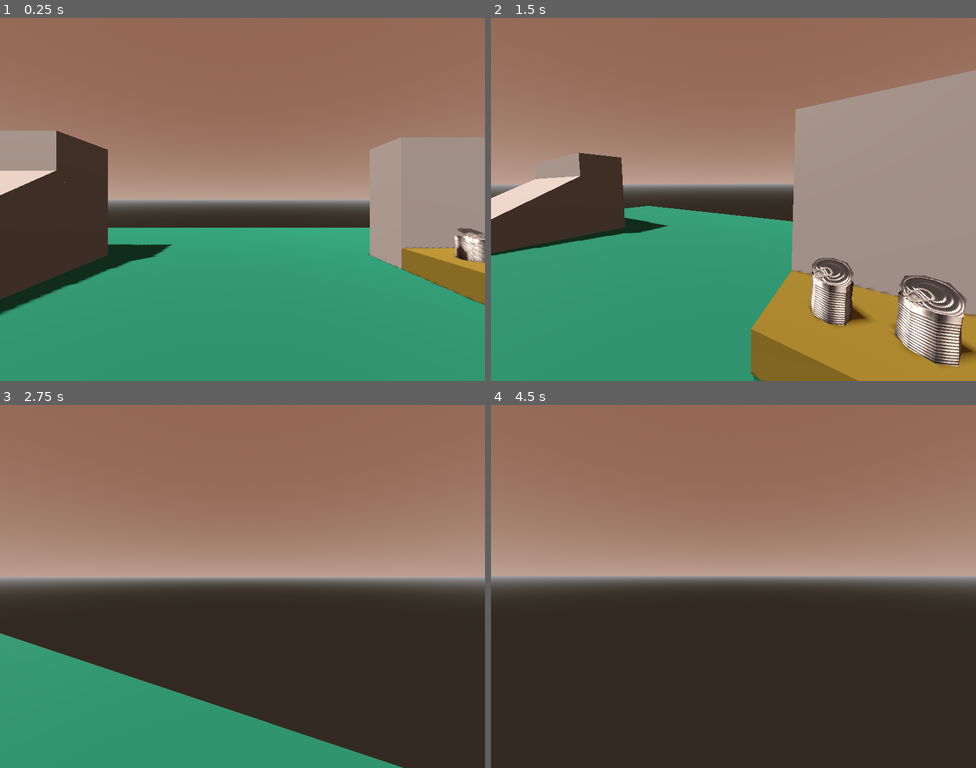
Above: before the commit, frames 1-4 (two rows, left to right).
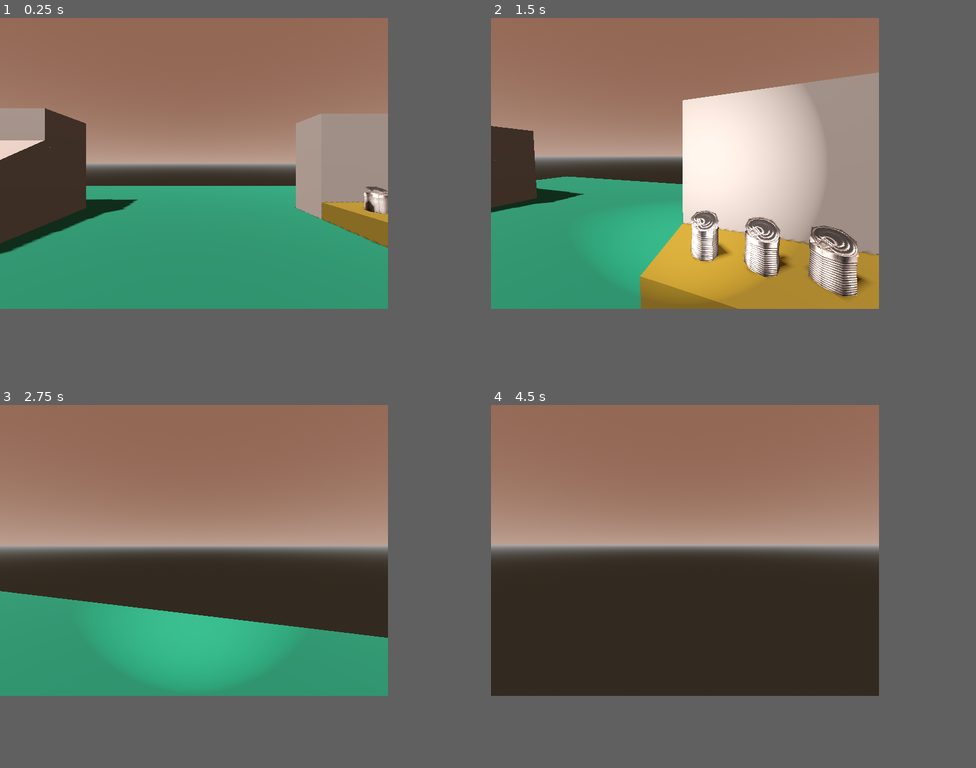
Above: after the commit, the same moments.

Repository: izzint/plr_controller
Game: Godot game, scene res://scenes/example.tscn
Same seed, same stepped clock (60 frames per second), same inputs: the game is played once before the commit and once after it.
Inputs (mouse positions are in pixels of both pictures, inside the frame that each line leads up to):
- Up to frame 1 (0.25 s): no input
- Up to frame 2 (1.5 s): tap Enter at 0.5 s; move the mouse to (840, 181) at 0.52 s; hold D (plr_right) 0.53-1.28 s; tap E (plr_interact) at 0.6 s; click (840, 181) at 0.67 s; tap Space (plr_jump) at 0.77 s; move the mouse to (709, 199) at 1.27 s; hold W (plr_forward) from 1.28 s (still down); tap F (plr_flashlight) at 1.35 s
- Up to frame 3 (2.75 s): keep holding W (plr_forward); tap Space (plr_jump) at 1.52 s; tap E (plr_interact) at 1.55, 2.1 s; move the mouse to (252, 579) at 2.02 s
- Up to frame 4 (4.5 s): keep holding W (plr_forward); move the mouse to (728, 593) at 2.77 s; tap E (plr_interact) at 2.85, 3.8, 4.35 s; click (728, 593) at 2.92 s; tap Space (plr_jump) at 3.02, 3.5, 3.77 s; move the mouse to (767, 590) at 3.52 s; tap F (plr_flashlight) at 3.6 s; tap Enter at 4.25 s; move the mouse to (694, 582) at 4.27 s
The window is 800x599 before the commit and 640x480 after it. Grey fills any space a smaller window leaves; there, only what the larger window draws over its background counts as a difference.

The runs differ from the first frame. In frame 1, 35% of the frame differs, in the area x 0-100%, y 0-82%; in frame 2, 55%, in the area x 0-100%, y 0-100%; in frame 3, 48%; in frame 4, 21%.

Commit message:
scene organisation

Diff:
--- a/project.godot
+++ b/project.godot
@@ -20,7 +20,6 @@
 window/size/viewport_width=640
 window/size/viewport_height=480
 window/stretch/mode="viewport"
-window/stretch/scale=0.6
 window/vsync/vsync_mode=3
 
 [input]
--- a/scenes/example.tscn
+++ b/scenes/example.tscn
@@ -3,12 +3,6 @@
 [ext_resource type="Texture2D" uid="uid://b3b0qv81jt031" path="res://textures/spray.png" id="1_ocgh1"]
 [ext_resource type="PackedScene" uid="uid://chvads56qdsa1" path="res://scenes/player.tscn" id="1_vkom4"]
 [ext_resource type="PackedScene" uid="uid://fklw1k4vd7qj" path="res://models/tincan.glb" id="2_0ewvu"]
-
-[sub_resource type="StandardMaterial3D" id="StandardMaterial3D_douw2"]
-albedo_color = Color(0.0540917, 0.425854, 0.336603, 1)
-
-[sub_resource type="StandardMaterial3D" id="StandardMaterial3D_po63c"]
-albedo_color = Color(0.439369, 0.386431, 0.111398, 1)
 
 [sub_resource type="ProceduralSkyMaterial" id="ProceduralSkyMaterial_y34xu"]
 sky_top_color = Color(0.573392, 0.402807, 0.326605, 1)
@@ -23,7 +17,36 @@
 tonemap_white = 2.35
 ssao_intensity = 6.7
 
+[sub_resource type="StandardMaterial3D" id="StandardMaterial3D_douw2"]
+albedo_color = Color(0.0540917, 0.425854, 0.336603, 1)
+
+[sub_resource type="StandardMaterial3D" id="StandardMaterial3D_po63c"]
+albedo_color = Color(0.439369, 0.386431, 0.111398, 1)
+
 [node name="Example" type="Node3D"]
+
+[node name="Entities" type="Node3D" parent="."]
+
+[node name="Player" parent="Entities" instance=ExtResource("1_vkom4")]
+transform = Transform3D(1, 0, 0, 0, 1, 0, 0, 0, 1, 0, 0.305246, 0)
+
+[node name="Tincan" parent="Entities" instance=ExtResource("2_0ewvu")]
+transform = Transform3D(1, 0, 0, 0, 1, 0, 0, 0, 1, 3.0897, 0.0288476, -2.44607)
+
+[node name="Tincan2" parent="Entities" instance=ExtResource("2_0ewvu")]
+transform = Transform3D(1, 0, 0, 0, 1, 0, 0, 0, 1, 3.6312, 0.0288476, -2.44607)
+
+[node name="Tincan3" parent="Entities" instance=ExtResource("2_0ewvu")]
+transform = Transform3D(1, 0, 0, 0, 1, 0, 0, 0, 1, 4.13827, 0.0288476, -2.44607)
+
+[node name="Lighting" type="Node3D" parent="."]
+
+[node name="WorldEnvironment" type="WorldEnvironment" parent="Lighting"]
+environment = SubResource("Environment_duo73")
+
+[node name="DirectionalLight3D" type="DirectionalLight3D" parent="Lighting"]
+transform = Transform3D(0.662502, 0.626479, -0.410628, 0, 0.548191, 0.836353, 0.74906, -0.554086, 0.363178, 0, 0, 0)
+shadow_enabled = true
 
 [node name="WorldGeo" type="CSGBox3D" parent="."]
 transform = Transform3D(1, 0, 0, 0, 1, 0, 0, 0, 1, 0, -1, 0)
@@ -62,22 +85,3 @@
 size = Vector3(1.5332, 0.252197, 1.6261)
 texture_albedo = ExtResource("1_ocgh1")
 distance_fade_enabled = true
-
-[node name="Player" parent="." instance=ExtResource("1_vkom4")]
-transform = Transform3D(1, 0, 0, 0, 1, 0, 0, 0, 1, 0, 0.305246, 0)
-
-[node name="WorldEnvironment" type="WorldEnvironment" parent="."]
-environment = SubResource("Environment_duo73")
-
-[node name="DirectionalLight3D" type="DirectionalLight3D" parent="."]
-transform = Transform3D(0.662502, 0.626478, -0.410628, 0, 0.548191, 0.836353, 0.74906, -0.554086, 0.363178, 0, 0, 0)
-shadow_enabled = true
-
-[node name="tincan" parent="." instance=ExtResource("2_0ewvu")]
-transform = Transform3D(1, 0, 0, 0, 1, 0, 0, 0, 1, 3.0897, 0.0288476, -2.44607)
-
-[node name="tincan2" parent="." instance=ExtResource("2_0ewvu")]
-transform = Transform3D(1, 0, 0, 0, 1, 0, 0, 0, 1, 3.6312, 0.0288476, -2.44607)
-
-[node name="tincan3" parent="." instance=ExtResource("2_0ewvu")]
-transform = Transform3D(1, 0, 0, 0, 1, 0, 0, 0, 1, 4.13827, 0.0288476, -2.44607)
--- a/scenes/player.tscn
+++ b/scenes/player.tscn
@@ -1,6 +1,7 @@
-[gd_scene load_steps=4 format=3 uid="uid://chvads56qdsa1"]
+[gd_scene load_steps=5 format=3 uid="uid://chvads56qdsa1"]
 
 [ext_resource type="Script" path="res://scripts/player.gd" id="1_ab8q1"]
+[ext_resource type="Script" path="res://scripts/interaction.gd" id="2_j6pbx"]
 
 [sub_resource type="CapsuleMesh" id="CapsuleMesh_wi4qc"]
 radius = 0.3
@@ -26,11 +27,17 @@
 current = true
 fov = 90.0
 
-[node name="InteractionRaycast" type="RayCast3D" parent="Head"]
+[node name="InteractionRaycast" type="RayCast3D" parent="Head" node_paths=PackedStringArray("hold_joint")]
 transform = Transform3D(1, 0, 0, 0, -4.37114e-08, -1, 0, 1, -4.37114e-08, 0, 0, -0.24736)
+script = ExtResource("2_j6pbx")
+hold_joint = NodePath("HoldJoint")
+
+[node name="HoldJoint" type="Generic6DOFJoint3D" parent="Head/InteractionRaycast"]
+transform = Transform3D(1, 0, 0, 0, -4.37114e-08, 1, 0, -1, -4.37114e-08, 0, -0.495825, 2.98023e-08)
 
 [node name="Flashlight" type="Node3D" parent="."]
+visible = false
 
 [node name="Beam" type="SpotLight3D" parent="Flashlight"]
 transform = Transform3D(1, 0, 0, 0, 1, 0, 0, 0, 1, 0, 0.39427, 0)
-visible = false
+shadow_enabled = true
--- a/scenes/tincan.tscn
+++ b/scenes/tincan.tscn
@@ -56,6 +56,7 @@
 points = PackedVector3Array(0.0180602, 0.149961, 0.149567, -0.12103, -0.144417, 0.0599913, 0.119373, -0.14587, 0.059549 …(345 unchanged characters)…
 
 [node name="Tincan" type="RigidBody3D"]
+mass = 0.25
 physics_material_override = SubResource("PhysicsMaterial_2uxnn")
 script = ExtResource("1_kqoxu")
 
--- a/scripts/interactable.gd
+++ b/scripts/interactable.gd
@@ -8,3 +8,4 @@
 @export_category("Entity Settings")
 @export var is_grabable : bool
 @export var grabable_body : RigidBody3D
+@export var is_button : bool # Unimplemented
--- /dev/null
+++ b/scripts/interaction.gd
@@ -0,0 +1,12 @@
+extends RayCast3D
+
+'''
+Interaction Control
+'''
+
+@export var hold_joint : Generic6DOFJoint3D
+
+func _process(_delta):
+	if Input.is_action_just_pressed("plr_interact") and is_colliding():
+		#hold_joint.node_b = get_collider()
+		pass
